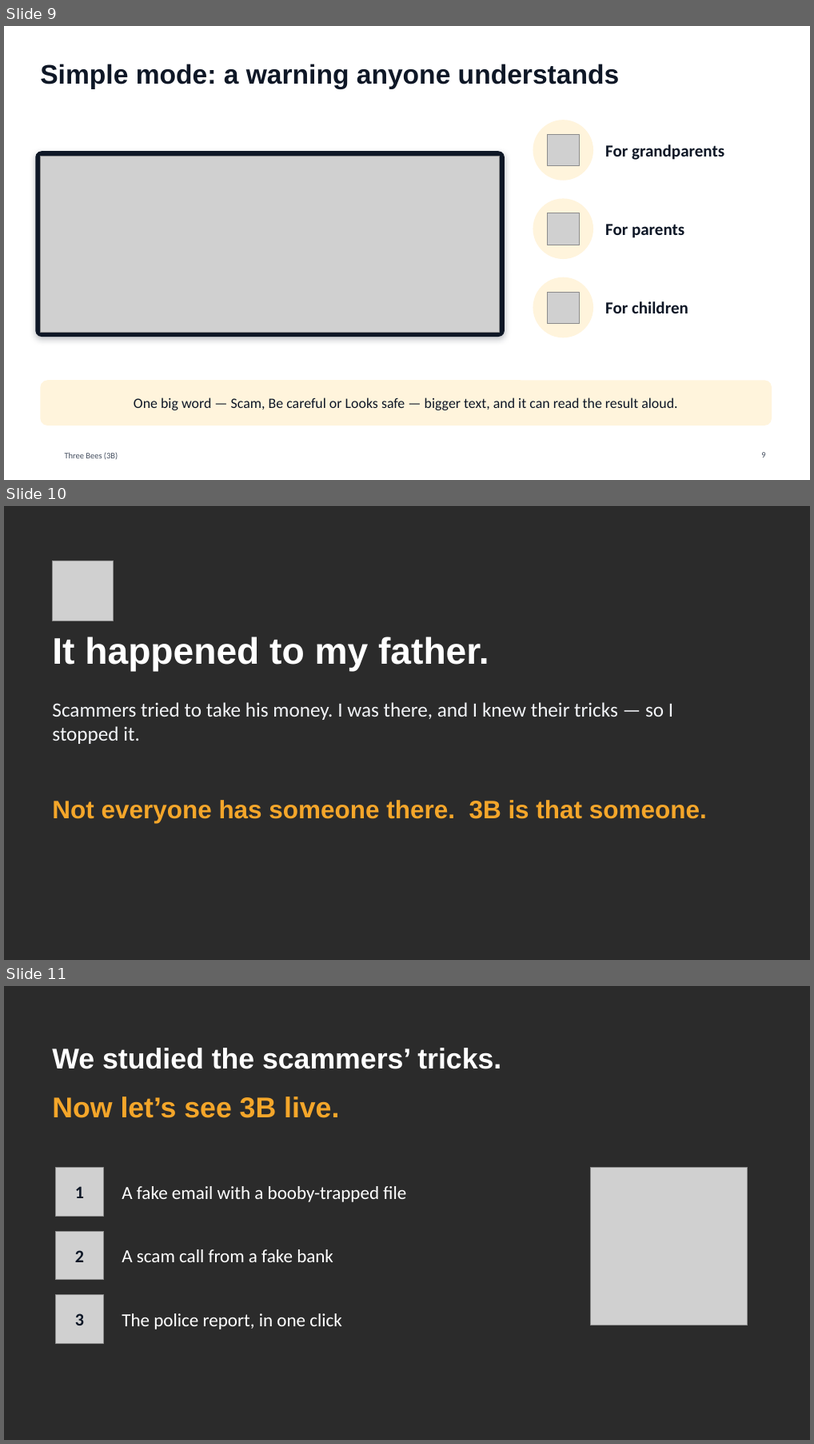
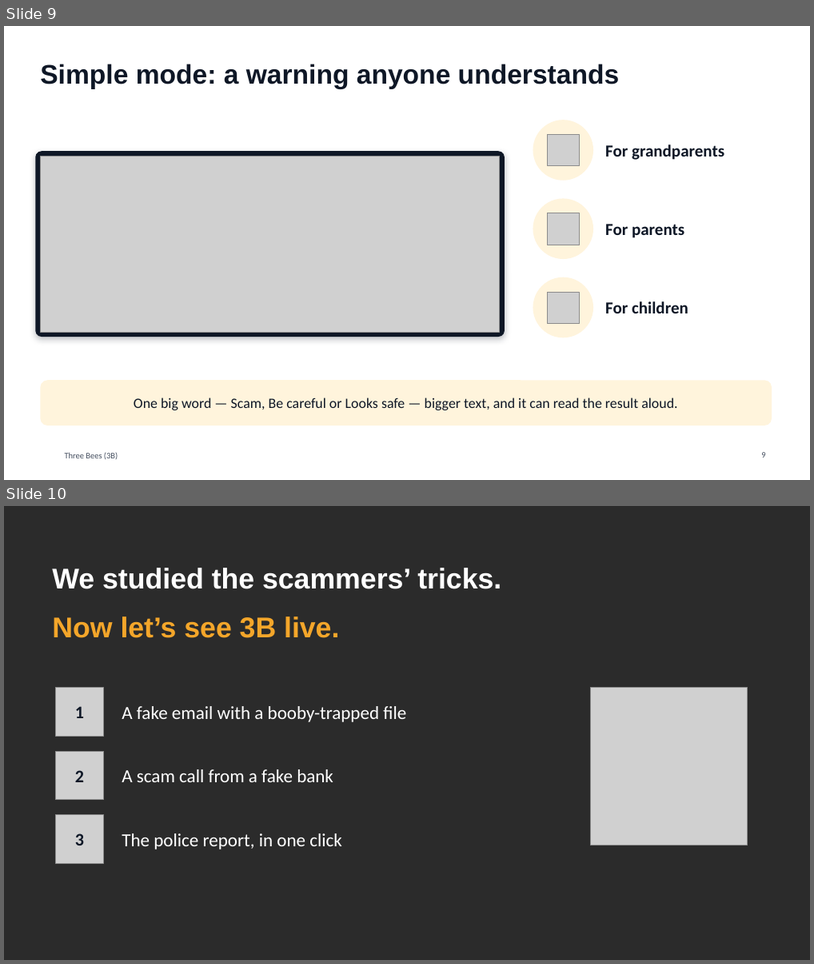
Before and after one commit to Mezx-1/three-bees, a slide deck: docs/presentation/ThreeBees_3B.pptx. Shown one above the other, each under a label of ours: slides 9, 10 and 11 before the commit, slides 9 and 10 after it. The pictures are 814x1444 and 814x964 pixels, drawn with LibreOffice and Linux fonts; fonts in the diff are those of the drawing; grey boxes stand for pictures; background and template pictures are left out; a plain dark background stands for a picture behind light text. Boxes give left, top, right and bottom in pixels: in the first picture for what was removed or moved away, otherwise in the second. Text is boxed around its words. In the diff, an @@ line names an element or a change of style, - is before the commit and + after.

```diff
--- a/docs/presentation/ThreeBees_3B.pptx
+++ b/docs/presentation/ThreeBees_3B.pptx
@@ slide 10 removed at [4,506,810,960], background picture (left out) @@
@@ picture removed at [52,560,113,621] @@
@@ text removed at [52,636,490,672] @@
-It happened to my father.
@@ text removed at [52,702,674,744] @@
-Scammers tried to take his money. I was there, and I knew their tricks — so I stopped it.
@@ text removed at [52,800,707,823] @@
-Not everyone has someone there. 3B is that someone.
@@ what was slide 11 is now slide 10 @@
```
Also in this commit, not shown: 1 slide changed.
